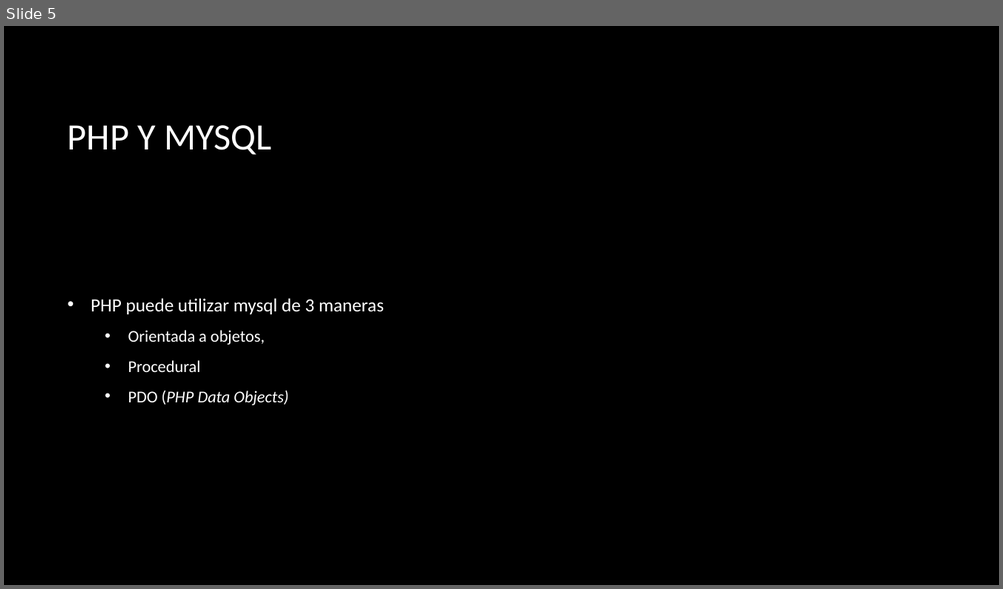
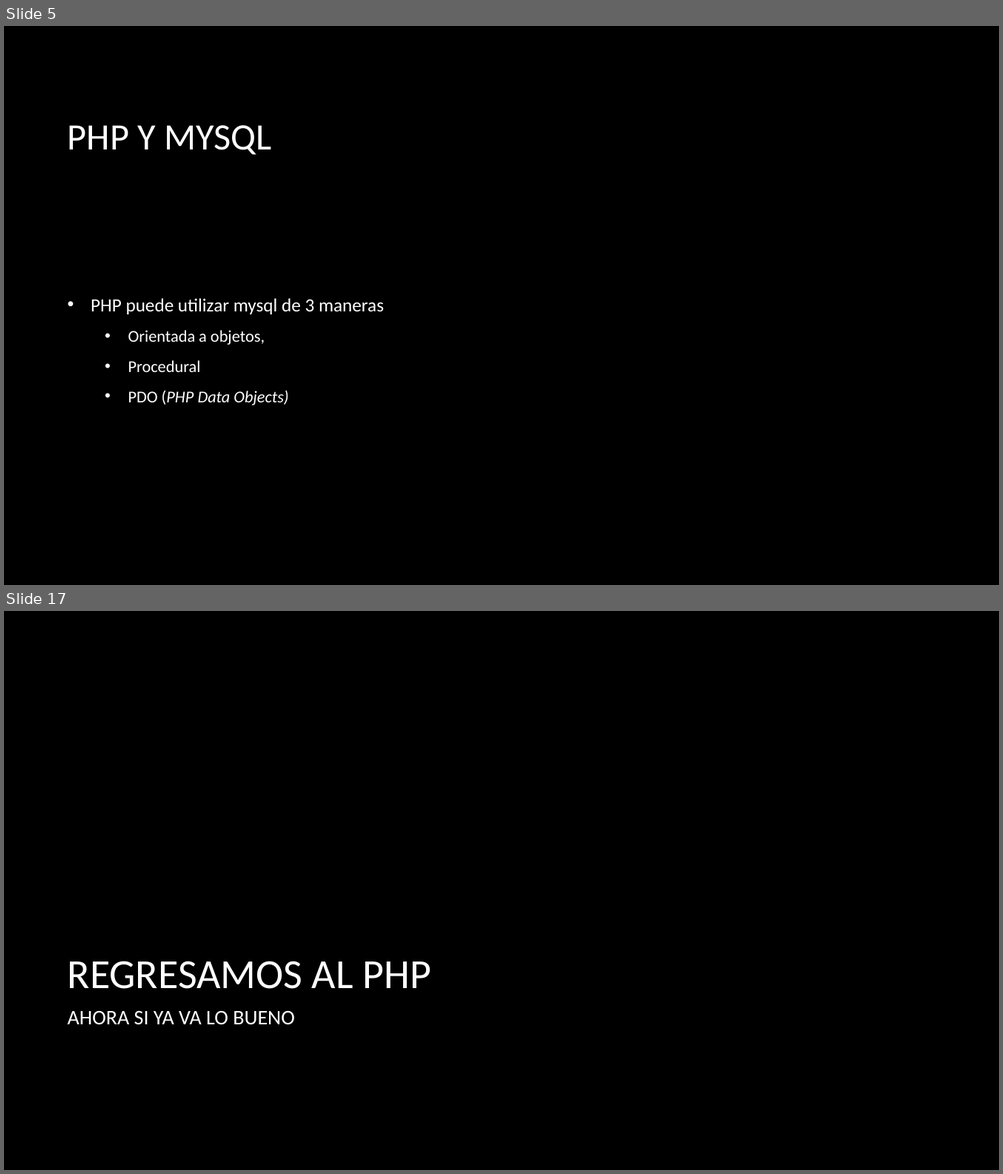
Before and after one commit to erikfer94/fromNoobToMaster, a slide deck: presentaciones/clase_2.pptx. Shown one above the other, each under a label of ours: slide 5 before the commit, slides 5 and 17 after it; the slides between them are not shown. The pictures are 1003x589 and 1003x1174 pixels, drawn with LibreOffice and Linux fonts; fonts in the diff are those of the drawing; background and template pictures are left out. Boxes give left, top, right and bottom in pixels: in the first picture for what was removed or moved away, otherwise in the second. Text is boxed around its words. In the diff, an @@ line names an element or a change of style, - is before the commit and + after.

```diff
--- a/presentaciones/clase_2.pptx
+++ b/presentaciones/clase_2.pptx
@@ slide 17 added at box(4, 611, 999, 1170), background picture (left out) @@
@@ title added at box(68, 961, 431, 989), 40 pt, text #FFFFFF @@
+REGRESAMOS AL PHP
@@ text added at box(68, 1011, 295, 1025), 20 pt, text #FFFFFF @@
+AHORA SI YA VA LO BUENO
```
Also in this commit, not shown: 3 slides changed, 19 other slides added, 8 other files.
